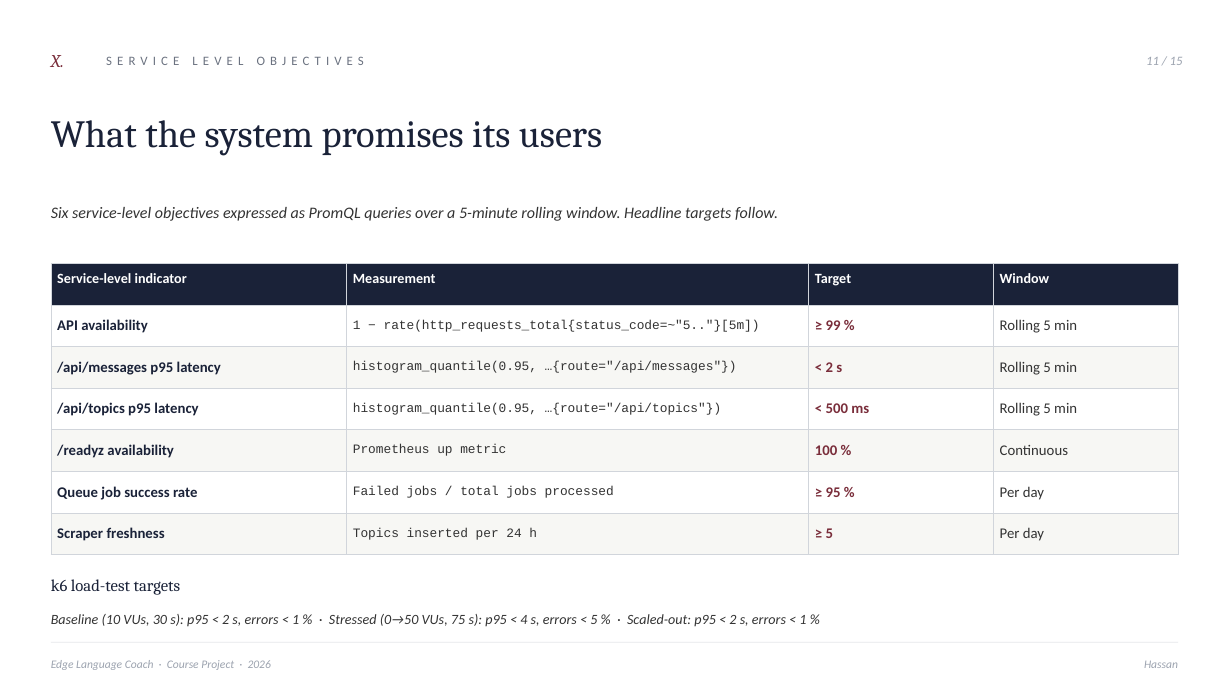
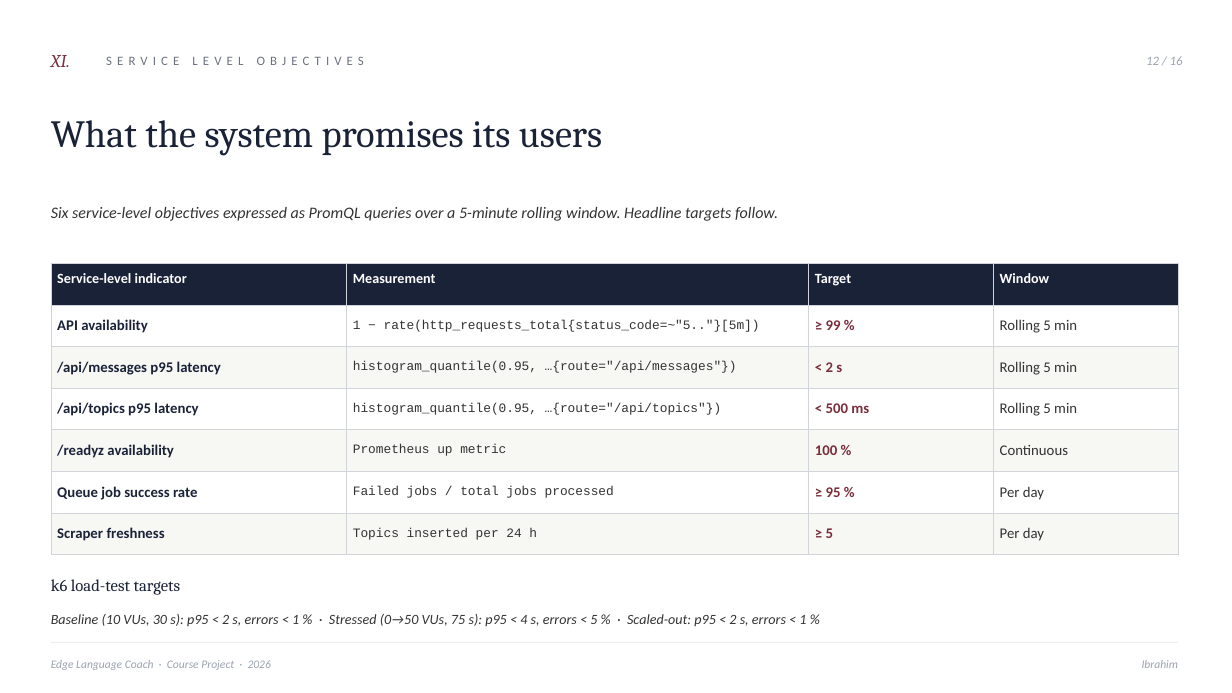
Before and after one commit to ibrahemaskar11/edge-language-coach, a slide deck: slide 12 of docs/edge-language-coach.pptx (slide 11 before the commit). Drawn at 1232x693 pixels with LibreOffice and Linux fonts; fonts in the diff are those of the drawing. Boxes give left, top, right and bottom in pixels: in the first picture for what was removed or moved away, otherwise in the second. Text is boxed around its words. In the diff, an @@ line names an element or a change of style, - is before the commit and + after.

```diff
--- a/docs/edge-language-coach.pptx
+++ b/docs/edge-language-coach.pptx
@@ text at box(51, 55, 70, 67): text changed @@
-X.
+XI.
@@ text at box(1146, 56, 1183, 65): text changed @@
-11 / 15
+12 / 16
@@ text at box(1142, 660, 1178, 668): text changed @@
-Hassan
+Ibrahim
```
Also in this commit, not shown: 12 other slides changed, 1 slide added.
